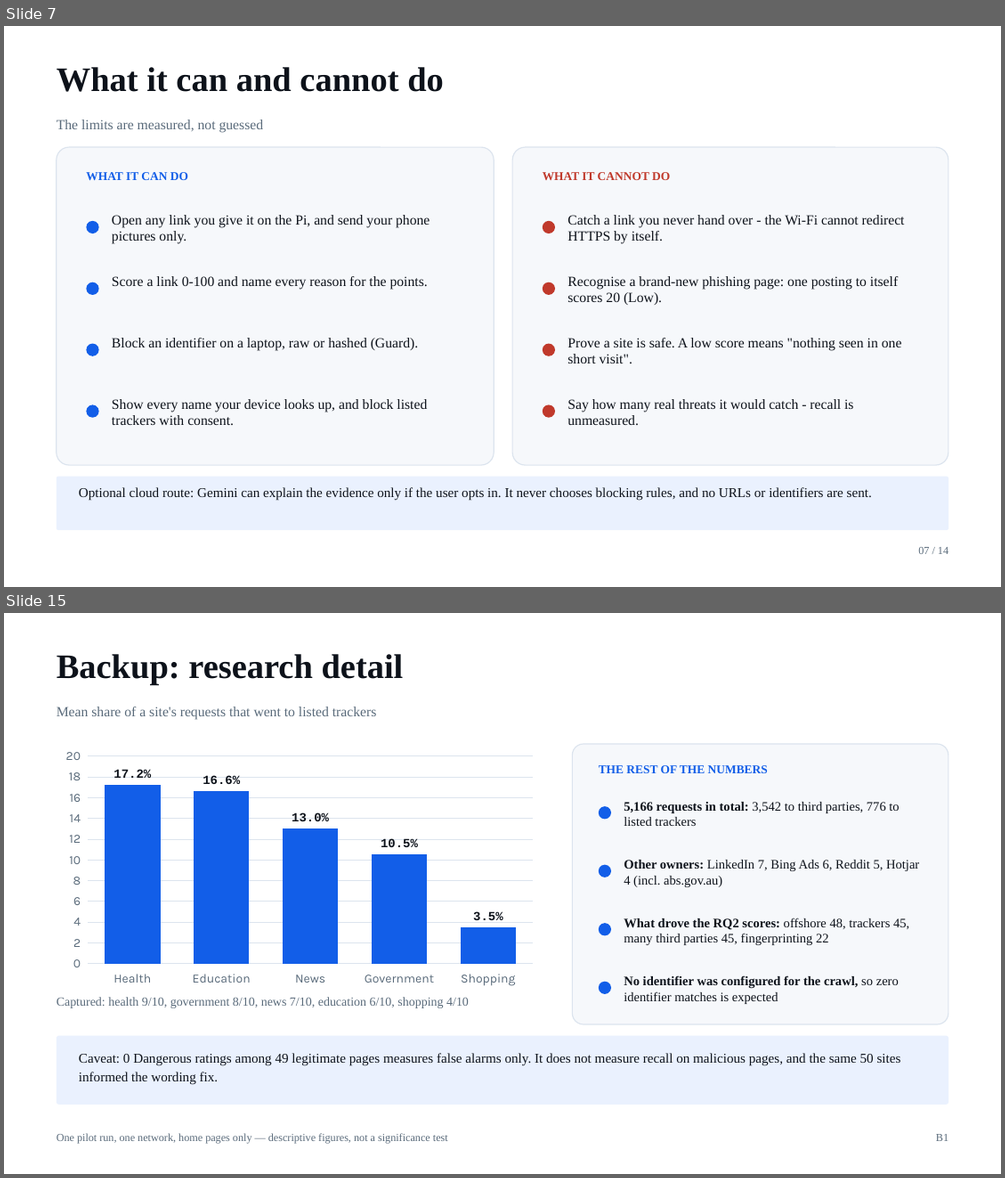
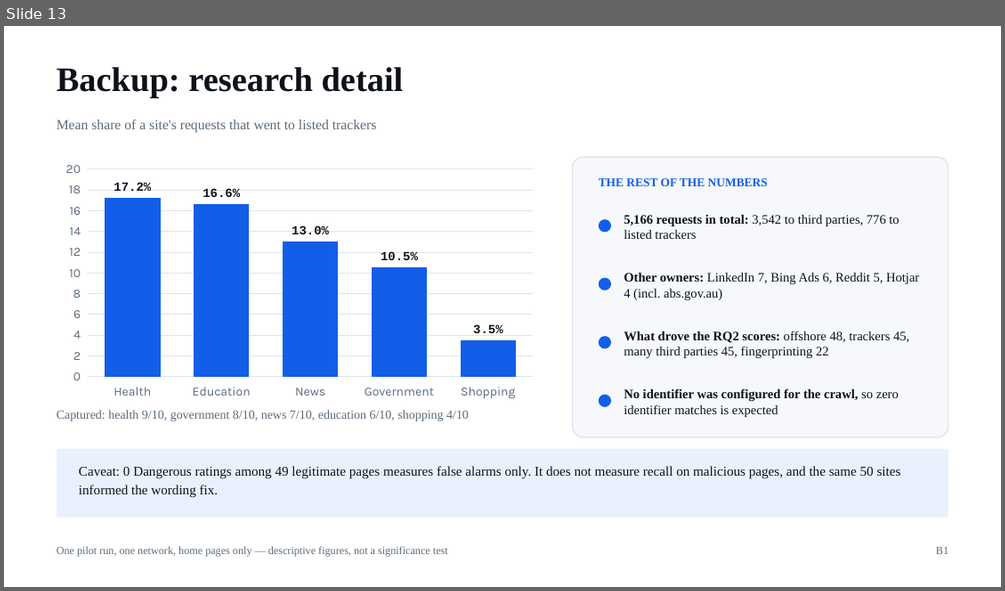
Before and after one commit to thanhdat23102005/DataExodus, a slide deck: DataExodus_Final_Presentation.pptx. Shown one above the other, each under a label of ours: slides 7 and 15 before the commit, slide 13 after it; the slides between them are not shown. The pictures are 1005x1178 and 1005x591 pixels, drawn with LibreOffice and Linux fonts; fonts in the diff are those of the drawing. Boxes give left, top, right and bottom in pixels: in the first picture for what was removed or moved away, otherwise in the second. Text is boxed around its words. In the diff, an @@ line names an element or a change of style, - is before the commit and + after.

```diff
--- a/DataExodus_Final_Presentation.pptx
+++ b/DataExodus_Final_Presentation.pptx
@@ slide 7 removed at (4, 26, 1001, 587), background #FFFFFF @@
@@ text removed at (57, 67, 444, 92) @@
-What it can and cannot do
@@ text removed at (57, 119, 264, 133) @@
-The limits are measured, not guessed
@@ rounded rectangle removed at (57, 147, 494, 465) @@
@@ rounded rectangle removed at (512, 147, 948, 465) @@
@@ text removed at (86, 172, 188, 181) @@
-WHAT IT CAN DO
@@ text removed at (542, 172, 670, 180) @@
-WHAT IT CANNOT DO
@@ ellipse removed at (86, 220, 99, 233) @@
@@ text removed at (112, 215, 429, 243) @@
-Open any link you give it on the Pi, and send your phone pictures only.
@@ ellipse removed at (542, 220, 555, 233) @@
@@ text removed at (567, 215, 905, 243) @@
-Catch a link you never hand over - the Wi-Fi cannot redirect HTTPS by itself.
@@ ellipse removed at (86, 281, 99, 295) @@
@@ text removed at (112, 276, 428, 289) @@
-Score a link 0-100 and name every reason for the points.
@@ ellipse removed at (542, 281, 555, 295) @@
@@ text removed at (567, 276, 898, 305) @@
-Recognise a brand-new phishing page: one posting to itself scores 20 (Low).
@@ ellipse removed at (86, 344, 99, 356) @@
@@ text removed at (112, 338, 419, 350) @@
-Block an identifier on a laptop, raw or hashed (Guard).
@@ ellipse removed at (542, 344, 555, 356) @@
@@ text removed at (567, 338, 902, 363) @@
-Prove a site is safe. A low score means "nothing seen in one short visit".
@@ text removed at (112, 399, 427, 425) @@
-Show every name your device looks up, and block listed trackers with consent.
@@ text removed at (567, 399, 853, 425) @@
-Say how many real threats it would catch - recall is unmeasured.
@@ ellipse removed at (86, 405, 99, 418) @@
@@ ellipse removed at (542, 405, 555, 418) @@
@@ rounded rectangle removed at (57, 476, 948, 530) @@
@@ text removed at (79, 487, 872, 500) @@
-Optional cloud route: Gemini can explain the evidence only if the user opts in. It never chooses blocking rules, and no URLs or identifiers are sent.
@@ text removed at (918, 547, 948, 554) @@
-07 / 14
@@ what was slide 15 is now slide 13 @@
```
Also in this commit, not shown: 9 slides changed, 4 slides added, 5 other slides removed, 4 other files.
